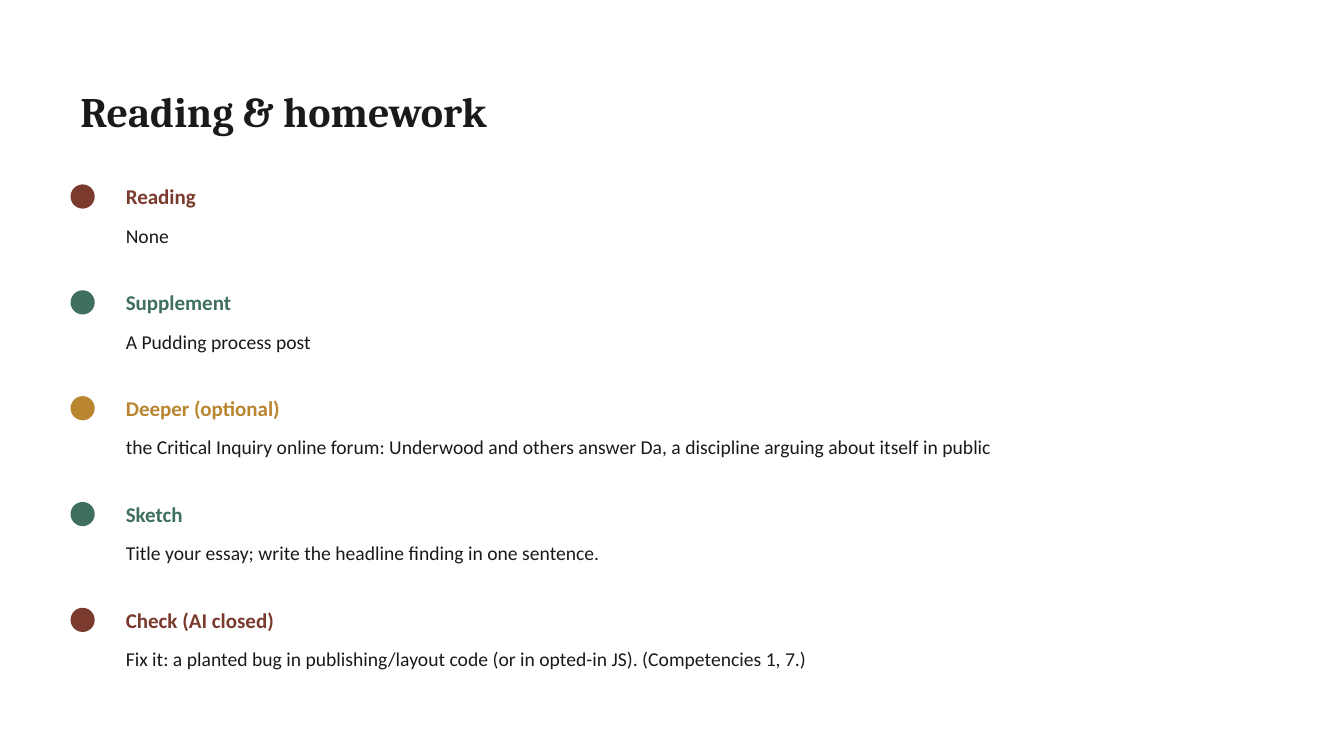
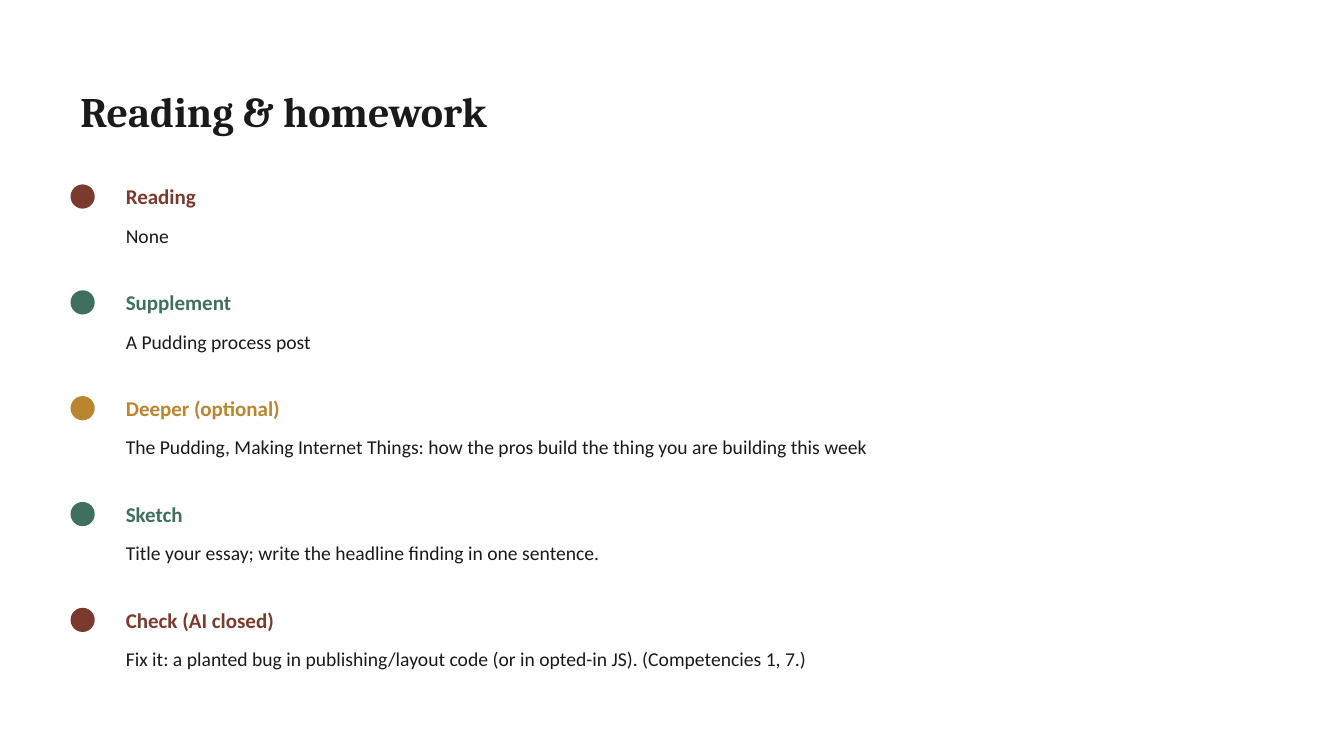
Before and after one commit to lucianli123/culture-as-data-2026, a slide deck: slide 8 of slides/pptx/week-09.pptx. Drawn at 1344x756 pixels with LibreOffice and Linux fonts; fonts in the diff are those of the drawing. Boxes give left, top, right and bottom in pixels: in the first picture for what was removed or moved away, otherwise in the second. Text is boxed around its words. In the diff, an @@ line names an element or a change of style, - is before the commit and + after.

Commit message:
Reading rebalance: fun-first mains (Hip Hop Vocabulary W2, Selfiecity W6, Pudding build guide W9), field debates demoted to supplement/deeper tiers, forum dupe removed

```diff
--- a/slides/pptx/week-09.pptx
+++ b/slides/pptx/week-09.pptx
@@ text at bbox=[126, 440, 866, 458]: text changed @@
-the Critical Inquiry online forum: Underwood and others answer Da, a discipline arguing about itself in public
+The Pudding, Making Internet Things: how the pros build the thing you are building this week
```
Also in this commit, not shown: 18 other files.
